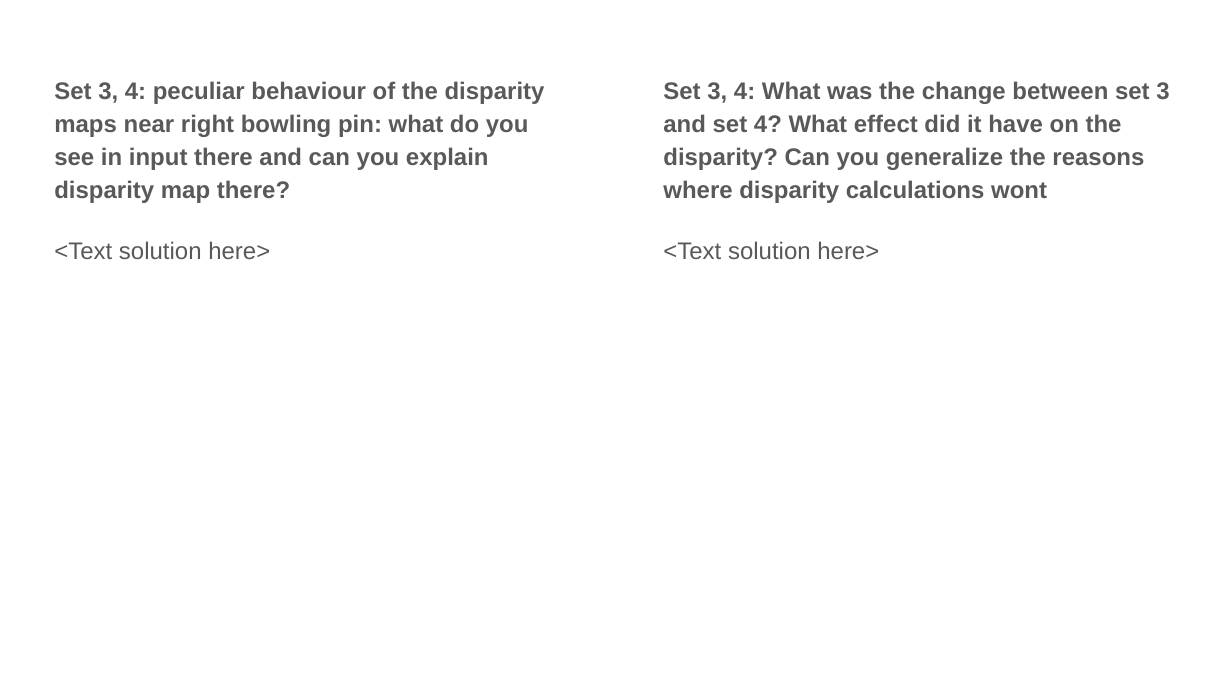
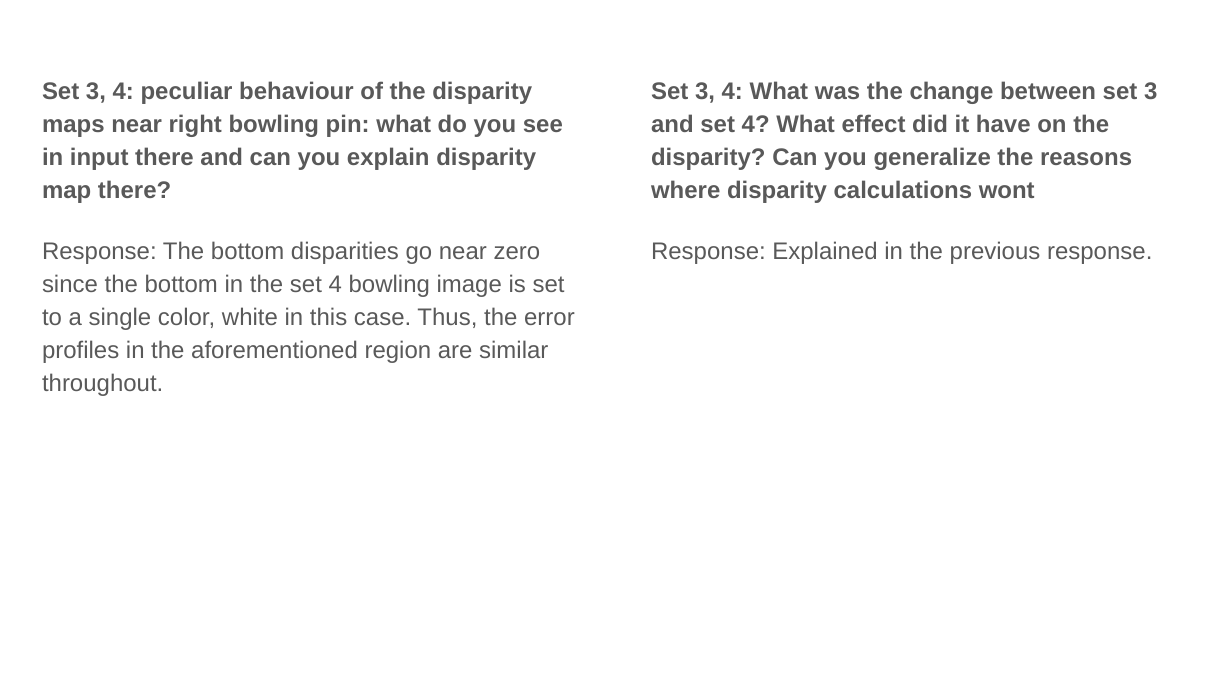
Before and after one commit to CasuallyAlive/Computer_Vision_Projects, a slide deck: slide 7 of src/proj5_6320/proj5_template.pptx. Drawn at 1232x693 pixels with LibreOffice and Linux fonts; fonts in the diff are those of the drawing. Boxes give left, top, right and bottom in pixels: in the first picture for what was removed or moved away, otherwise in the second. Text is boxed around its words. In the diff, an @@ line names an element or a change of style, - is before the commit and + after.

```diff
--- a/src/proj5_6320/proj5_template.pptx
+++ b/src/proj5_6320/proj5_template.pptx
@@ text at (42, 241, 575, 396): text changed @@
-<Text solution here>
+Response: The bottom disparities go near zero since the bottom in the set 4 bowling image is set to a single color, white in this case. Thus, the error profiles in the aforementioned region are similar throughout.
@@ text at (651, 241, 1152, 264): text changed @@
-<Text solution here>
+Response: Explained in the previous response.
```
Also in this commit, not shown: 9 other slides changed, 1 slide added, 1 slide removed, 9 other files.
